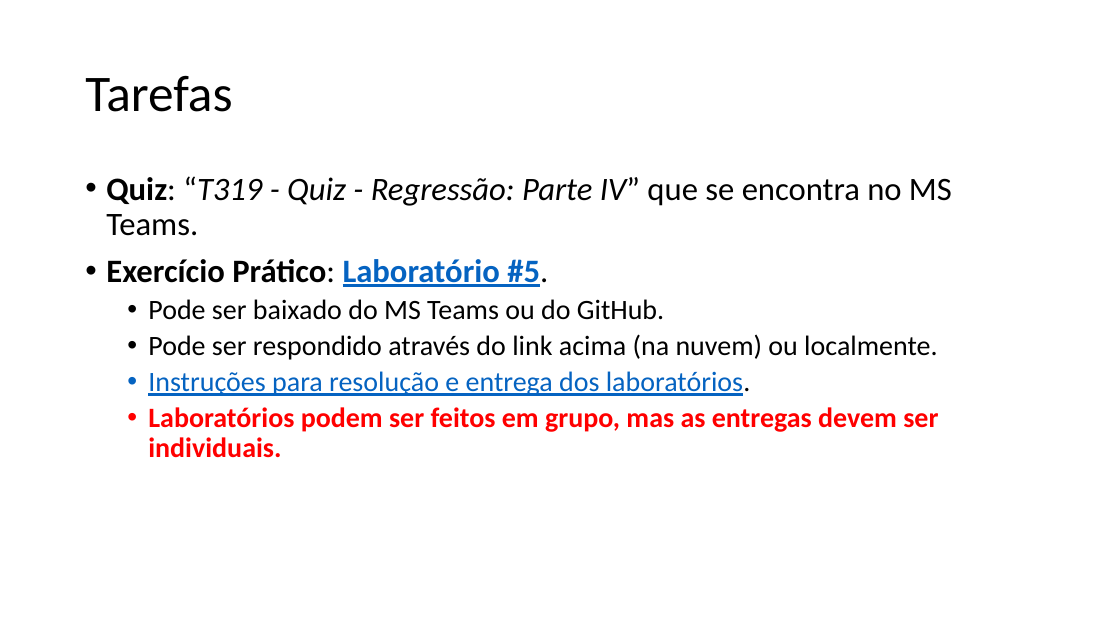
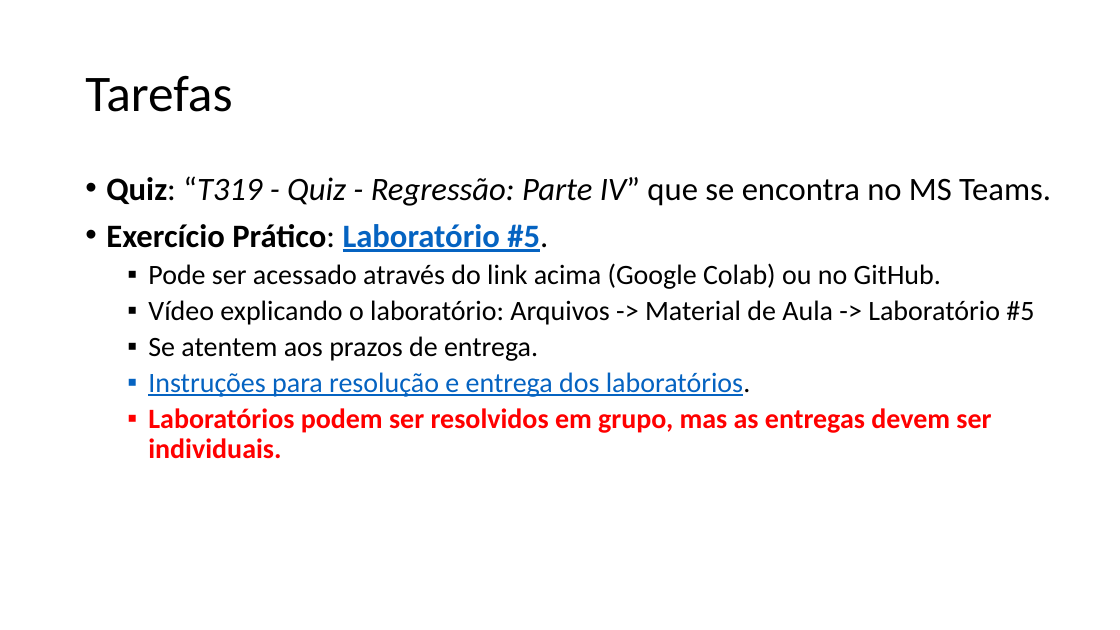
Before and after one commit to zz4fap/t319_aprendizado_de_maquina, a slide deck: slide 12 of slides/T319_Regressão_Linear (Parte IV).pptx. Drawn at 1120x630 pixels with LibreOffice and Linux fonts; fonts in the diff are those of the drawing. Boxes give left, top, right and bottom in pixels: in the first picture for what was removed or moved away, otherwise in the second. Text is boxed around its words. In the diff, an @@ line names an element or a change of style, - is before the commit and + after.

```diff
--- a/slides/T319_Regressão_Linear (Parte IV).pptx
+++ b/slides/T319_Regressão_Linear (Parte IV).pptx
@@ text at <box>148,263,1034,361</box>: text changed @@
-  • Pode ser baixado do MS Teams ou do GitHub.
-  • Pode ser respondido através do link acima (na nuvem) ou localmente.
+  ▪ Pode ser acessado através do link acima (Google Colab) ou no GitHub.
+  ▪ Vídeo explicando o laboratório: Arquivos -> Material de Aula -> Laboratório #5
+  ▪ Se atentem aos prazos de entrega.
@@ text at <box>148,408,991,459</box>: text changed @@
-  • Laboratórios podem ser feitos em grupo, mas as entregas devem ser individuais.
+  ▪ Laboratórios podem ser resolvidos em grupo, mas as entregas devem ser individuais.
```
Also in this commit, not shown: 3 other slides changed, 11 other files.
